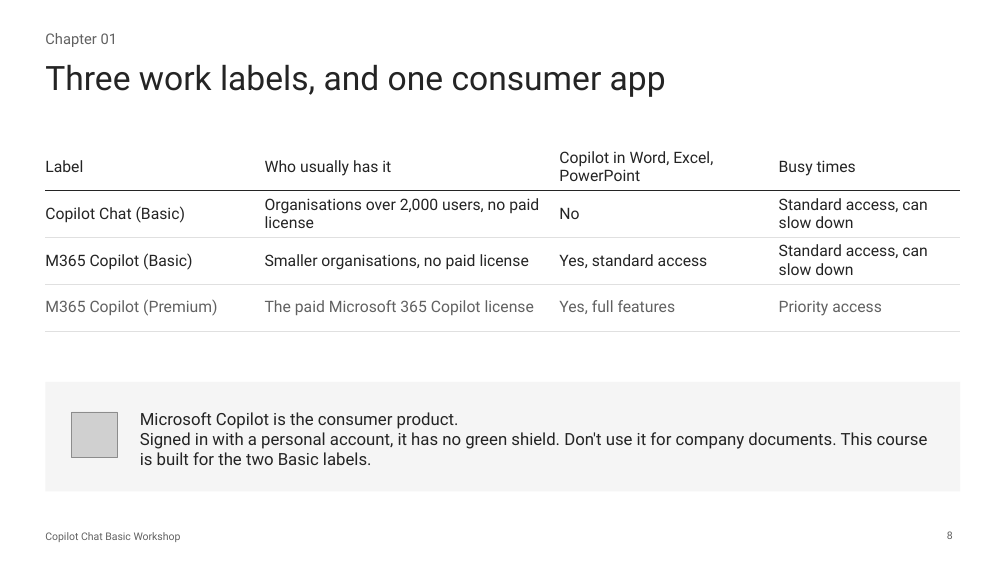
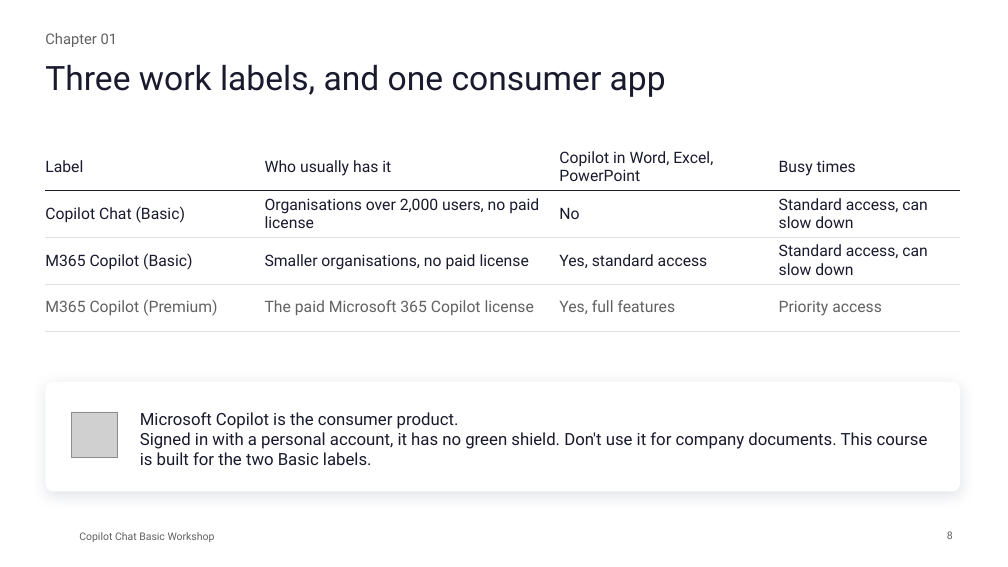
Before and after one commit to Asraf-JS/Copilot-Chat-Basic-Workshop, a slide deck: slide 8 of Copilot-Chat-Basic-Workshop-Deck.pptx. Drawn at 1008x567 pixels with LibreOffice and Linux fonts; fonts in the diff are those of the drawing; grey boxes stand for pictures; background and template pictures are left out. Boxes give left, top, right and bottom in pixels: in the first picture for what was removed or moved away, otherwise in the second. Text is boxed around its words. In the diff, an @@ line names an element or a change of style, - is before the commit and + after.

```diff
--- a/Copilot-Chat-Basic-Workshop-Deck.pptx
+++ b/Copilot-Chat-Basic-Workshop-Deck.pptx
@@ rounded rectangle at (45,382,960,492): rectangle to rounded rectangle; fill #F5F5F5 to #FFFFFF; shadow on @@
@@ text "Copilot Chat Basic Workshop": place and size @@
-text "Copilot Chat Basic Workshop" at (45,532,181,542)
+text "Copilot Chat Basic Workshop" at (79,532,215,542)
```
Also in this commit, not shown: 49 other slides changed, 10 other files.
